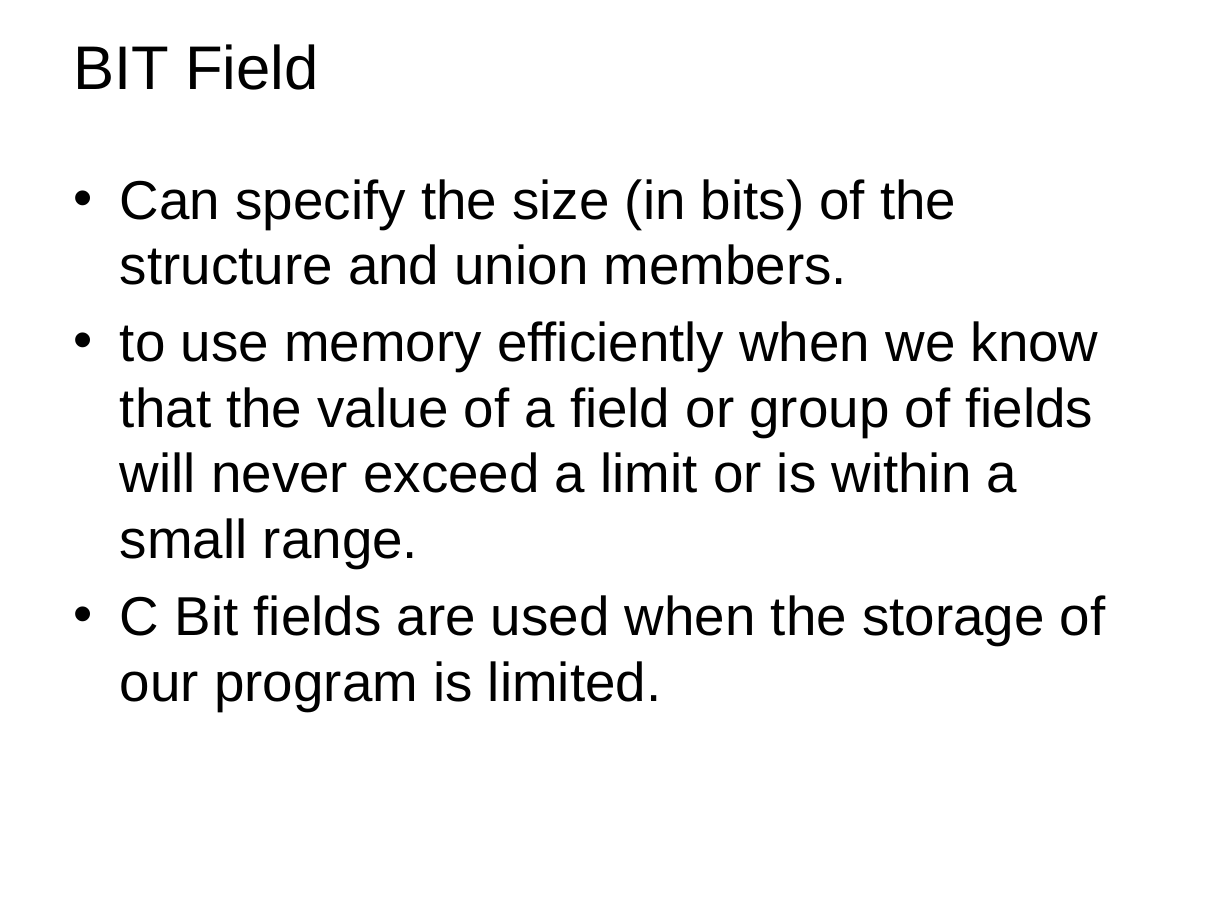
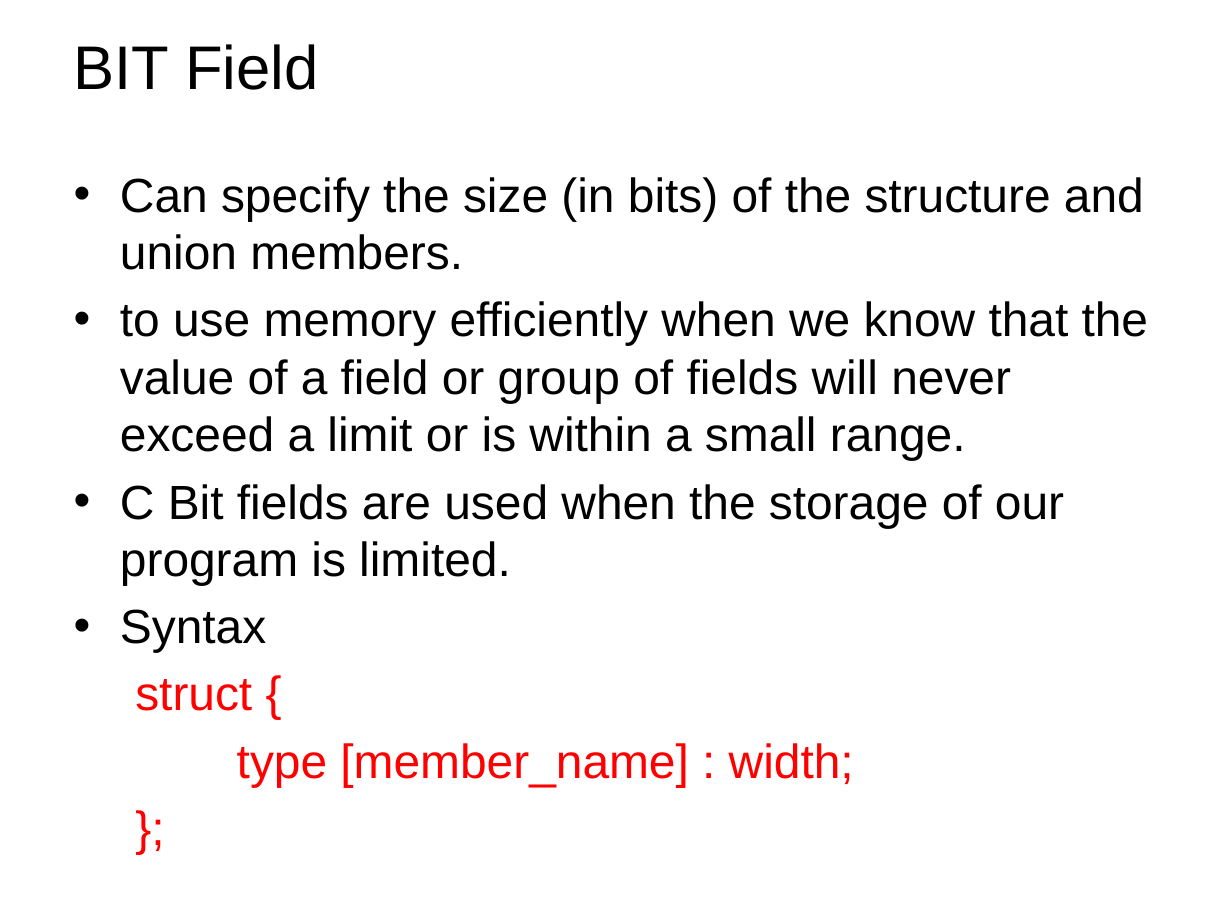
Before and after one commit to alwaysananta/computerProgramming, a slide deck: slide 25 of Slides/Struct&Union.pptx (slide 24 before the commit). Drawn at 1232x924 pixels with LibreOffice and Linux fonts; fonts in the diff are those of the drawing; background and template pictures are left out. Boxes give left, top, right and bottom in pixels: in the first picture for what was removed or moved away, otherwise in the second. Text is boxed around its words. In the diff, an @@ line names an element or a change of style, - is before the commit and + after.

```diff
--- a/Slides/Struct&Union.pptx
+++ b/Slides/Struct&Union.pptx
@@ text at box(120, 177, 1149, 585): size 32 to 28 pt in "Can specify the size (in bits) of ...", "to use memory efficiently when we know ...", "C Bit fields are used when the ..." @@
@@ text at box(120, 609, 854, 787): paragraphs added @@
+• Syntax
+struct {
+  type [member_name] : width;
+};
```
Also in this commit, not shown: 6 other slides changed, 18 slides added, 2 slides removed, 1 other file.
